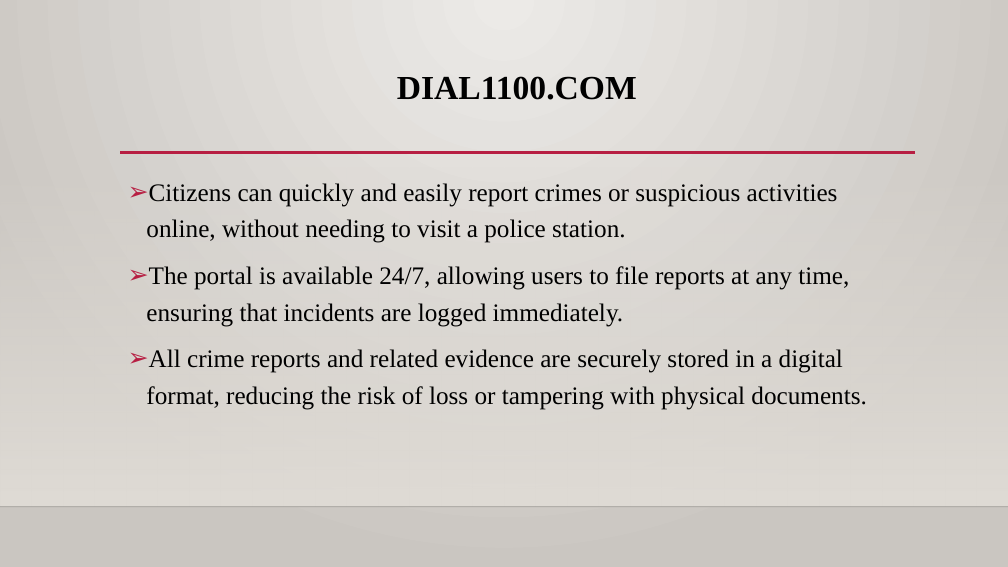
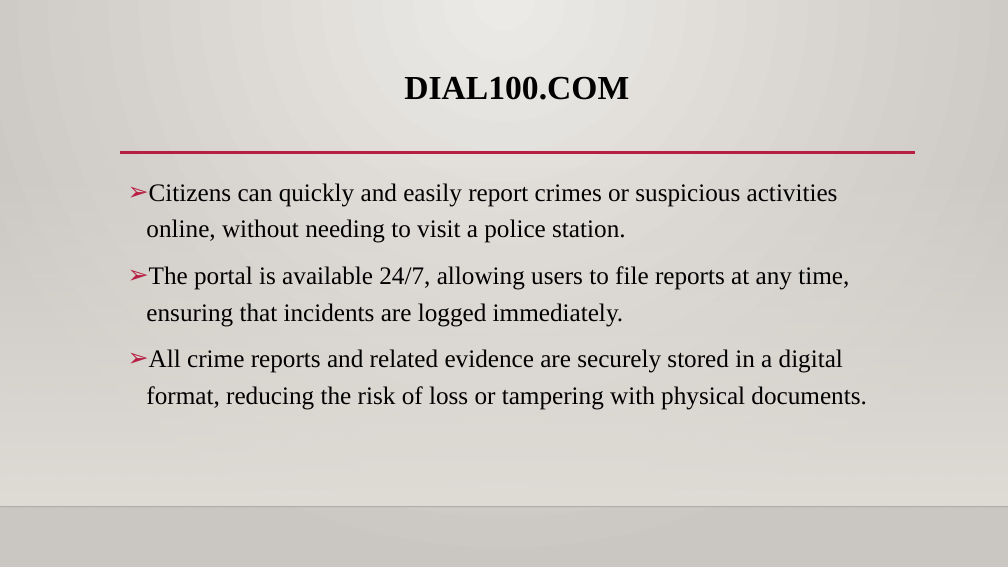
Before and after one commit to AjithNaik97/Dial100.com, a slide deck: slide 3 of Dial100 .pptx. Drawn at 1008x567 pixels with LibreOffice and Linux fonts; fonts in the diff are those of the drawing; background and template pictures are left out. Boxes give left, top, right and bottom in pixels: in the first picture for what was removed or moved away, otherwise in the second. Text is boxed around its words. In the diff, an @@ line names an element or a change of style, - is before the commit and + after.

Commit message:
Updated Reports

```diff
--- a/Dial100 .pptx
+++ b/Dial100 .pptx
@@ title at [404, 76, 629, 100]: text changed @@
-DIAL1100.COM
+DIAL100.COM
```
